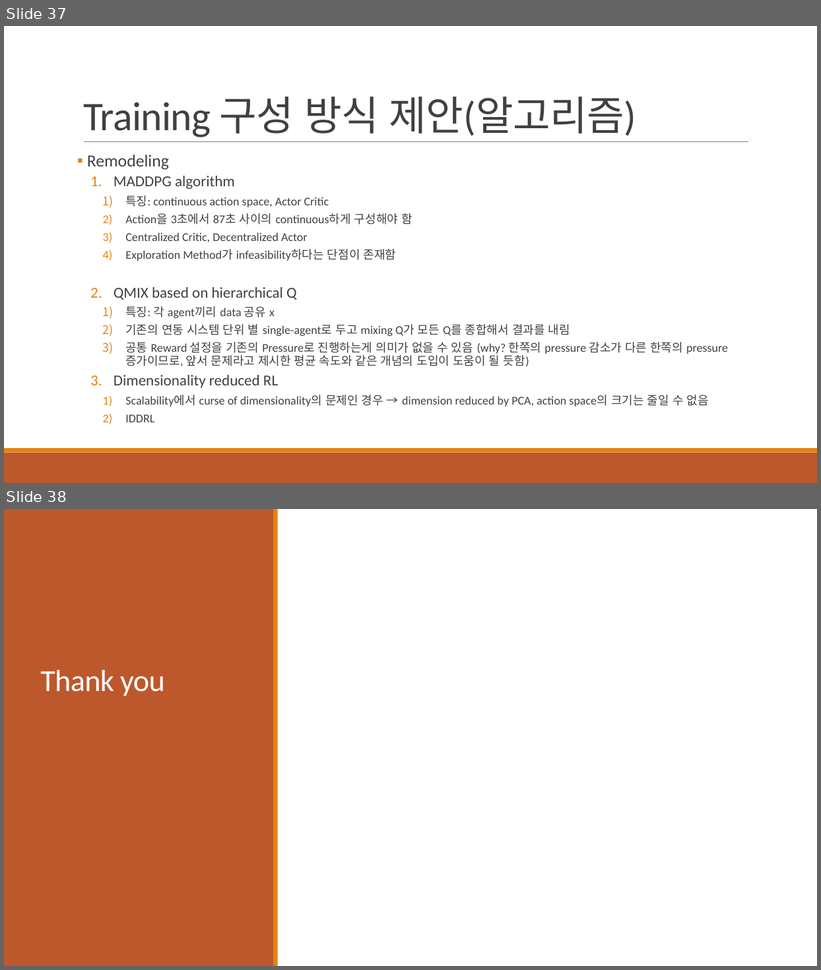
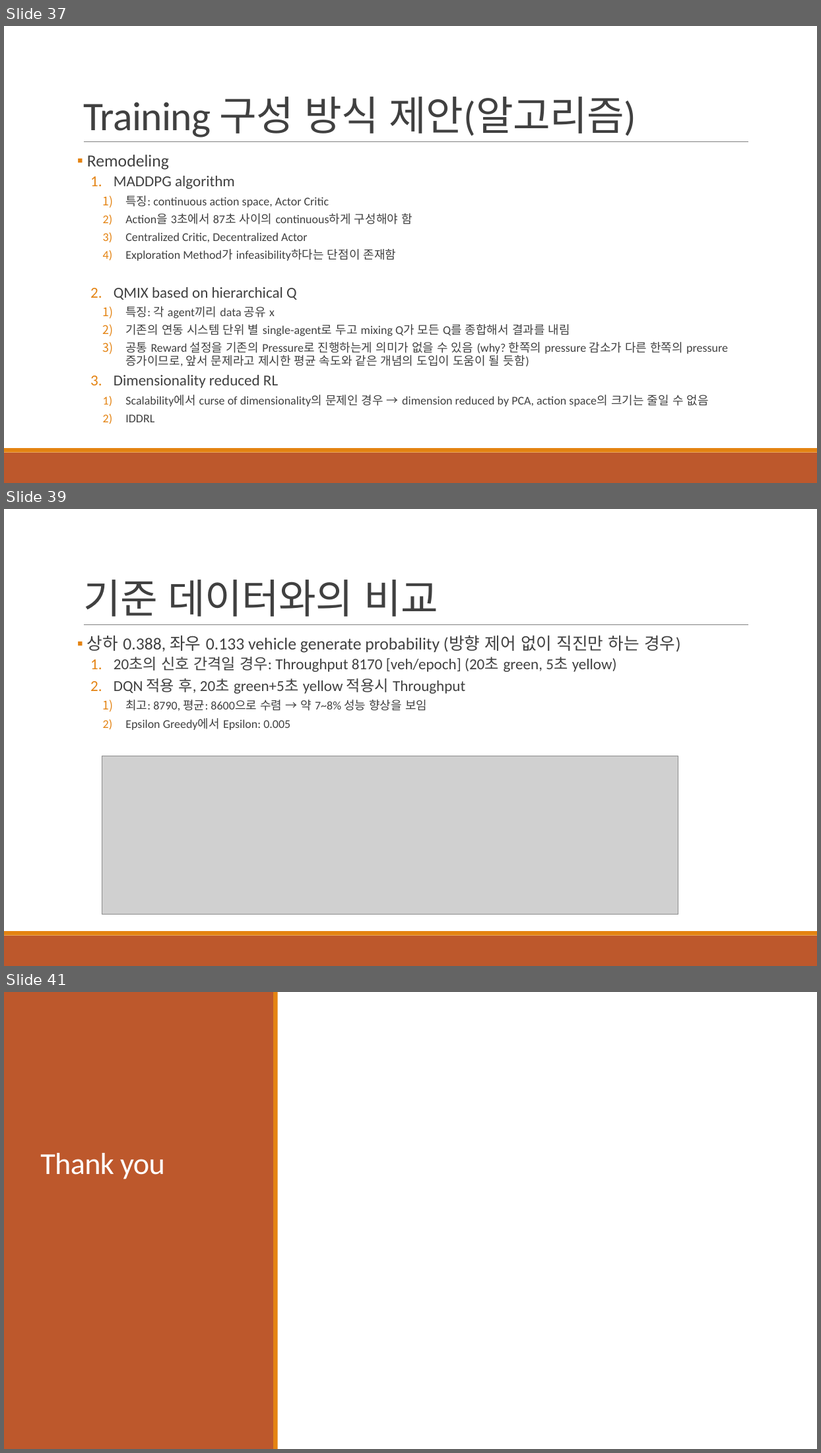
Before and after one commit to 3neutronstar/traffic-optimization_RL, a slide deck: 1st_Seminar(강민수).pptx. Shown one above the other, each under a label of ours: slides 37 and 38 before the commit, slides 37, 39 and 41 after it; the slides between them are not shown. The pictures are 821x970 and 821x1453 pixels, drawn with LibreOffice and Linux fonts; fonts in the diff are those of the drawing; grey boxes stand for pictures. Boxes give left, top, right and bottom in pixels: in the first picture for what was removed or moved away, otherwise in the second. Text is boxed around its words. In the diff, an @@ line names an element or a change of style, - is before the commit and + after.

```diff
--- a/1st_Seminar(강민수).pptx
+++ b/1st_Seminar(강민수).pptx
@@ slide 39 added at box(4, 509, 817, 966), background #FFFFFF; not listed: 3 template elements that a slide beside it also shows @@
@@ title added at box(83, 580, 438, 617), 48 pt, text #404040 @@
+기준 데이터와의 비교
@@ text added at box(87, 635, 680, 730), 18 pt, text #404040 @@
+▪ 상하 0.388, 좌우 0.133 vehicle generate probability (방향 제어 없이 직진만 하는 경우)
+  1. 20초의 신호 간격일 경우: Throughput 8170 [veh/epoch] (20초 green, 5초 yellow)
+  2. DQN 적용 후, 20초 green+5초 yellow 적용시 Throughput
+    1) 최고: 8790, 평균: 8600으로 수렴 → 약 7~8% 성능 향상을 보임
+    2) Epsilon Greedy에서 Epsilon: 0.005
@@ picture added at box(102, 756, 679, 915) @@
@@ what was slide 38 is now slide 41 @@
```
Also in this commit, not shown: 2 other slides added, 5 other files.
